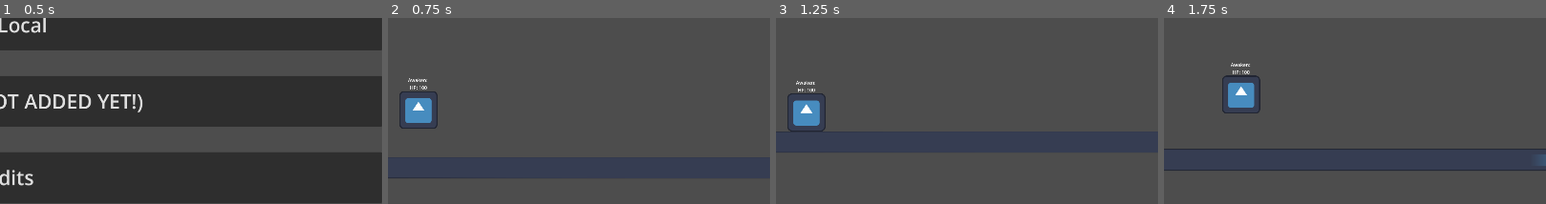
Above: before the commit, frames 1-4 (left to right).
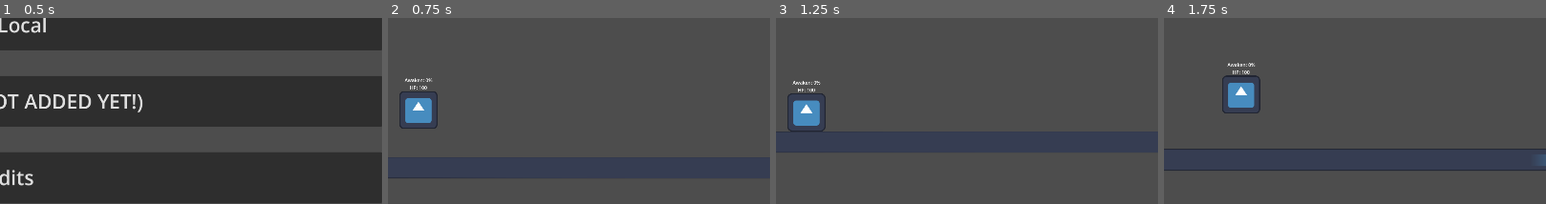
Above: after the commit, the same moments.

Repository: EnderMaster77/animeverse
Game: Godot game, scene res://Scenes/Menus/MainMenu.tscn
The game is run twice, just before and just after one commit, with the same random seed, the same clock (stepped at 60 frames per second) and the same inputs. The engine's default icon, where the game draws it, is replaced by a stand-in: a white triangle on a blue panel in a dark square.
Inputs (mouse positions are % of the whole screen's width and height, from its top left):
- Up to frame 1 (0.5 s): no input
- Up to frame 2 (0.75 s): click "Play Local" at 0.5 s
- Up to frame 3 (1.25 s): no input
- Up to frame 4 (1.75 s): tap Enter at 1.25 s; move the mouse to (72, 48) at 1.27 s; hold D (Right) from 1.28 s (still down); tap G (Awaken) at 1.35 s; tap Space (Jump) at 1.52 s; right-click (72, 48) at 1.55 s
The pictures show only the part of the screen within x 50-100%, y 28-78%; the shares and areas given below are measured in that part.

Frame 1 is identical in both runs. In frame 2, less than 0.1% of the frame differs, in the area x 4-12%, y 32-35%; in frame 3, less than 0.1%, in the area x 4-12%, y 33-36%; in frame 4, less than 0.1%.

Commit message:
Added awakening. Press G to awaken after you have dealt enough damage.

Diff:
--- a/Scenes/Characters/template/template.tscn
+++ b/Scenes/Characters/template/template.tscn
@@ -20,6 +20,129 @@
 [sub_resource type="RectangleShape2D" id="RectangleShape2D_2eo4l"]
 size = Vector2(128, 128)
 
+[sub_resource type="SpriteFrames" id="SpriteFrames_o24ec"]
+animations = [{
+"frames": [{
+"duration": 1.0,
+"texture": ExtResource("1_0mcbh")
+}],
+"loop": true,
+"name": &"ah0",
+"speed": 5.0
+}, {
+"frames": [{
+"duration": 1.0,
+"texture": ExtResource("1_0mcbh")
+}],
+"loop": true,
+"name": &"ah1",
+"speed": 5.0
+}, {
+"frames": [{
+"duration": 1.0,
+"texture": ExtResource("1_0mcbh")
+}],
+"loop": true,
+"name": &"ah2",
+"speed": 5.0
+}, {
+"frames": [{
+"duration": 1.0,
+"texture": ExtResource("1_0mcbh")
+}],
+"loop": true,
+"name": &"ah3",
+"speed": 5.0
+}, {
+"frames": [{
+"duration": 1.0,
+"texture": ExtResource("1_0mcbh")
+}],
+"loop": true,
+"name": &"ah4",
+"speed": 5.0
+}, {
+"frames": [{
+"duration": 1.0,
+"texture": ExtResource("1_0mcbh")
+}],
+"loop": true,
+"name": &"dash",
+"speed": 5.0
+}, {
+"frames": [{
+"duration": 1.0,
+"texture": ExtResource("1_0mcbh")
+}],
+"loop": true,
+"name": &"h0",
+"speed": 5.0
+}, {
+"frames": [{
+"duration": 1.0,
+"texture": ExtResource("1_0mcbh")
+}],
+"loop": true,
+"name": &"h1",
+"speed": 5.0
+}, {
+"frames": [{
+"duration": 1.0,
+"texture": ExtResource("1_0mcbh")
+}],
+"loop": true,
+"name": &"h2",
+"speed": 5.0
+}, {
+"frames": [{
+"duration": 1.0,
+"texture": ExtResource("1_0mcbh")
+}],
+"loop": true,
+"name": &"h3",
+"speed": 5.0
+}, {
+"frames": [{
+"duration": 1.0,
+"texture": ExtResource("1_0mcbh")
+}],
+"loop": true,
+"name": &"h4",
+"speed": 5.0
+}, {
+"frames": [{
+"duration": 1.0,
+"texture": ExtResource("1_0mcbh")
+}],
+"loop": true,
+"name": &"idle",
+"speed": 5.0
+}, {
+"frames": [{
+"duration": 1.0,
+"texture": ExtResource("1_0mcbh")
+}],
+"loop": true,
+"name": &"light",
+"speed": 5.0
+}, {
+"frames": [{
+"duration": 1.0,
+"texture": ExtResource("1_0mcbh")
+}],
+"loop": true,
+"name": &"run",
+"speed": 5.0
+}, {
+"frames": [{
+"duration": 1.0,
+"texture": ExtResource("1_0mcbh")
+}],
+"loop": true,
+"name": &"stop_running",
+"speed": 5.0
+}]
+
 [sub_resource type="SceneReplicationConfig" id="SceneReplicationConfig_8tefe"]
 properties/0/path = NodePath(".:position")
 properties/0/spawn = true
@@ -34,8 +157,9 @@
 [node name="CollisionShape2D" type="CollisionShape2D" parent="."]
 shape = SubResource("RectangleShape2D_2eo4l")
 
-[node name="Sprite2D" type="Sprite2D" parent="."]
-texture = ExtResource("1_0mcbh")
+[node name="Sprite2D" type="AnimatedSprite2D" parent="."]
+sprite_frames = SubResource("SpriteFrames_o24ec")
+animation = &"idle"
 
 [node name="HealthComponent" parent="." instance=ExtResource("3_h6tfo")]
 
@@ -54,6 +178,10 @@
 
 [node name="dashcooldown" type="Timer" parent="."]
 wait_time = 0.2
+one_shot = true
+
+[node name="awakentime" type="Timer" parent="."]
+wait_time = 30.0
 one_shot = true
 
 [node name="Attacks" type="Node2D" parent="." node_paths=PackedStringArray("l_attack_man", "h0_attack_man", "h1_attack_man", "h2_attack_man", "h3_attack_man", "h4_attack_man", "ah0_attack_man", "ah1_attack_man", "ah2_attack_man", "ah3_attack_man", "ah4_attack_man")]
@@ -71,44 +199,49 @@
 ah4_attack_man = NodePath("AH4")
 
 [node name="Light" parent="Attacks" node_paths=PackedStringArray("first_attack") instance=ExtResource("4_43rue")]
-position = Vector2(65, 1)
+position = Vector2(72, 0)
 first_attack = NodePath("0")
 full_cd_duration = 0.0
 
 [node name="H1" parent="Attacks" node_paths=PackedStringArray("first_attack") instance=ExtResource("6_ui3rp")]
-position = Vector2(65, 1)
+position = Vector2(72, 0)
 first_attack = NodePath("0")
 
 [node name="H2" parent="Attacks" node_paths=PackedStringArray("first_attack") instance=ExtResource("7_8tifv")]
-position = Vector2(65, 1)
+position = Vector2(72, 0)
 first_attack = NodePath("0")
 
 [node name="H3" parent="Attacks" node_paths=PackedStringArray("first_attack") instance=ExtResource("8_mbwhc")]
-position = Vector2(65, 1)
+position = Vector2(72, 0)
 first_attack = NodePath("0")
 
 [node name="H4" parent="Attacks" node_paths=PackedStringArray("first_attack") instance=ExtResource("9_77xv1")]
-position = Vector2(65, 1)
+position = Vector2(72, 0)
 first_attack = NodePath("0")
 
 [node name="H0" parent="Attacks" node_paths=PackedStringArray("first_attack") instance=ExtResource("5_ybc8x")]
-position = Vector2(65, 1)
+position = Vector2(72, 0)
 first_attack = NodePath("0")
 full_cd_duration = 0.5
 
 [node name="AH0" parent="Attacks" node_paths=PackedStringArray("first_attack") instance=ExtResource("12_4c71y")]
+position = Vector2(72, 0)
 first_attack = NodePath("0")
 
 [node name="AH1" parent="Attacks" node_paths=PackedStringArray("first_attack") instance=ExtResource("13_wrirh")]
+position = Vector2(72, 0)
 first_attack = NodePath("0")
 
 [node name="AH2" parent="Attacks" node_paths=PackedStringArray("first_attack") instance=ExtResource("14_4p7ve")]
+position = Vector2(72, 0)
 first_attack = NodePath("0")
 
 [node name="AH3" parent="Attacks" node_paths=PackedStringArray("first_attack") instance=ExtResource("15_8df6g")]
+position = Vector2(72, 0)
 first_attack = NodePath("0")
 
 [node name="AH4" parent="Attacks" node_paths=PackedStringArray("first_attack") instance=ExtResource("16_718rx")]
+position = Vector2(72, 0)
 first_attack = NodePath("0")
 
 [node name="MultiplayerSynchronizer" type="MultiplayerSynchronizer" parent="."]
@@ -133,3 +266,4 @@
 
 [connection signal="timeout" from="dashtimer" to="." method="_on_dashtimer_timeout"]
 [connection signal="timeout" from="dashcooldown" to="." method="_on_dashcooldown_timeout"]
+[connection signal="timeout" from="awakentime" to="." method="_on_awakentime_timeout"]
--- /dev/null
+++ b/Scenes/Particles/awaken.tscn
@@ -0,0 +1,40 @@
+[gd_scene load_steps=6 format=3 uid="uid://cjoxwlfgm7o2e"]
+
+[sub_resource type="Gradient" id="Gradient_jnsub"]
+colors = PackedColorArray(1, 1, 1, 1, 1, 1, 1, 0)
+
+[sub_resource type="GradientTexture1D" id="GradientTexture1D_if3n0"]
+gradient = SubResource("Gradient_jnsub")
+
+[sub_resource type="ParticleProcessMaterial" id="ParticleProcessMaterial_8lje3"]
+particle_flag_disable_z = true
+angle_min = -376.0
+angle_max = 338.7
+spread = 90.0
+initial_velocity_min = 914.82
+initial_velocity_max = 914.82
+gravity = Vector3(0, 98, 0)
+color_ramp = SubResource("GradientTexture1D_if3n0")
+hue_variation_min = -1.0
+hue_variation_max = 1.0
+turbulence_noise_strength = 20.0
+
+[sub_resource type="Gradient" id="Gradient_ylib7"]
+colors = PackedColorArray(1, 1, 1, 1, 1, 1, 1, 1)
+
+[sub_resource type="GradientTexture2D" id="GradientTexture2D_2v7t3"]
+gradient = SubResource("Gradient_ylib7")
+width = 128
+height = 128
+
+[node name="Awaken" type="GPUParticles2D"]
+rotation = -1.5708
+emitting = false
+amount = 16
+process_material = SubResource("ParticleProcessMaterial_8lje3")
+texture = SubResource("GradientTexture2D_2v7t3")
+lifetime = 2.0
+one_shot = true
+explosiveness = 1.0
+randomness = 1.0
+fixed_fps = 60
--- a/Scripts/attackhb.gd
+++ b/Scripts/attackhb.gd
@@ -34,7 +34,6 @@
 
 
 func _on_area_entered(area: Area2D) -> void:
-	print(area)
 	if area.has_method("damage"):
 		var atk = attack.new()
 		atk.damage = damage
@@ -45,6 +44,7 @@
 		else:
 			atk.facing_right = false
 		area.damage(atk)
+		character.awaken_damage += damage
 
 
 func _on_timer_timeout():
--- a/Scripts/attacksmanager.gd
+++ b/Scripts/attacksmanager.gd
@@ -1,5 +1,5 @@
 extends Node2D
-class_name attacks_manager
+class_name attacks_manager ## Manages attacks and everything related to them.
 
 @export var l_attack_man: attackmanager
 @export var h0_attack_man: attackmanager
@@ -36,16 +36,22 @@
 func normal_inputs():
 	if Input.is_action_just_pressed("LightAttack"):
 		l_attack_man.start_attack()
+		$"../Sprite2D".play("light")
 	if Input.is_action_just_pressed("Heavy0") && h0_attack_man.ready_to_attack == true:
 		h0_attack_man.start_attack()
+		$"../Sprite2D".play("h0")
 	if Input.is_action_just_pressed("Heavy1") && h1_attack_man.ready_to_attack == true:
 		h1_attack_man.start_attack()
+		$"../Sprite2D".play("h1")
 	if Input.is_action_just_pressed("Heavy2") && h2_attack_man.ready_to_attack == true:
 		h2_attack_man.start_attack()
+		$"../Sprite2D".play("h2")
 	if Input.is_action_just_pressed("Heavy3") && h3_attack_man.ready_to_attack == true:
 		h3_attack_man.start_attack()
+		$"../Sprite2D".play("h3")
 	if Input.is_action_just_pressed("Heavy4") && h4_attack_man.ready_to_attack == true:
 		h4_attack_man.start_attack()
+		$"../Sprite2D".play("h4")
 
 func awakened_inputs():
 	if Input.is_action_just_pressed("LightAttack"):
--- a/Scripts/character.gd
+++ b/Scripts/character.gd
@@ -5,6 +5,7 @@
 @export var awaken_damage_required: float = 200.0 ## Amount of damage required to awaken
 var awakened: bool = false
 var awaken_damage: float = 0.0
+var awaken_particles: PackedScene = preload("res://Scenes/Particles/awaken.tscn")
 
 @export var accel_speed: float = 3000.0 ## Speed that the character accelerates to max speed.
 @export var max_speed: float = 1000.0 ## Maximum speed that the character can move at.
@@ -15,7 +16,7 @@
 
 @export var max_dash_speed: float = 3000.0 ## How fast the player is during the dash.
 @export var dash_time: float = 0.25 ## How long a dash lasts in seconds.
-@export var dash_cooldown: float = 0.2 ## How long it takes a dash to recharge in seconds.
+@export var dash_cooldown_time: float = 0.2 ## How long it takes a dash to recharge in seconds.
 
 
 var is_dashing: bool = false
@@ -38,15 +39,25 @@
 func _ready():
 	$MultiplayerSynchronizer.set_multiplayer_authority(str(unique_id).to_int())
 	set_multiplayer_authority(str(unique_id).to_int())
-	#print("AUTH:",get_multiplayer_authority())
-	#print("UID:",str(unique_id).to_int())
-	#print("ID:",multiplayer.get_unique_id())
-	#print("Name:",name)
-	#if $MultiplayerSynchronizer.get_multiplayer_authority() != multiplayer.get_unique_id():
-	#`	pass
+	$awakentime.wait_time = awaken_time
+	$dashtimer.wait_time = dash_time
+	$dashcooldown.wait_time = dash_cooldown_time
+
 func _physics_process(delta):
 	$hplabel.text = "HP: " + str($HealthComponent.hp)
-	$awakenpercentlabel.text = "Awaken: "
+	$awakenpercentlabel.text = "Awaken: " + str((awaken_damage/awaken_damage_required) * 100) + "%"
+	if Input.is_action_just_pressed("Awaken") && awaken_damage >= awaken_damage_required \
+		&& awakened ==false:
+		print("AWAKEN!")
+		awakened = true
+		$awakentime.start()
+		var particles: GPUParticles2D = awaken_particles.instantiate()
+		particles.global_position = global_position
+		particles.emitting = true
+		particles.one_shot = true
+		add_sibling(particles)
+
+
 	if not is_on_floor():
 		velocity.y += gravity * delta
 	else:
@@ -116,3 +127,9 @@
 
 func _on_dashcooldown_timeout():
 	dash_cooled_down = true
+
+
+func _on_awakentime_timeout():
+	awakened = false
+	awaken_damage = 0
+	print("Unawakened")
--- a/Scripts/fancycam.gd
+++ b/Scripts/fancycam.gd
@@ -3,14 +3,12 @@
 var targets: Array = []
 func _process(delta) -> void:
 	targets.clear()
-	print(global_position)
 	get_targets()
 	global_position = Vector2.ZERO
 	for i in targets:
 		global_position += i
 	global_position /= targets.size()
 	var target_distance = get_farthest_targets_dist()
-	print(target_distance)
 	#global_position = (target2.global_position + target1.global_position ) / 2
 	if 0.3 / (target_distance / 4000) >= 0.75:
 		zoom.x = 0.75
--- a/Scripts/player_hitbox.gd
+++ b/Scripts/player_hitbox.gd
@@ -14,7 +14,6 @@
 	else:
 		get_parent().velocity = atk.knockback * Vector2(-1,1)
 
-	print(atk.knockback)
 
 
 func _on_stuntimer_timeout():
Not shown: 1 places in Scenes/Characters/template/template.tscn that only renumber resources
